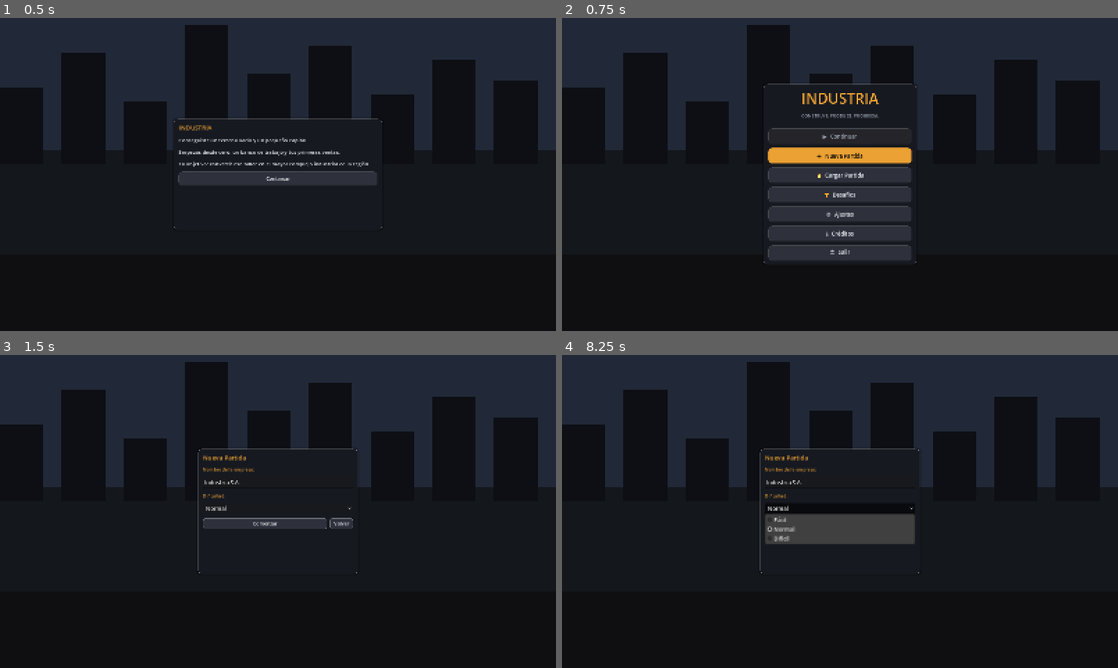
Above: before the commit, frames 1-4 (two rows, left to right).
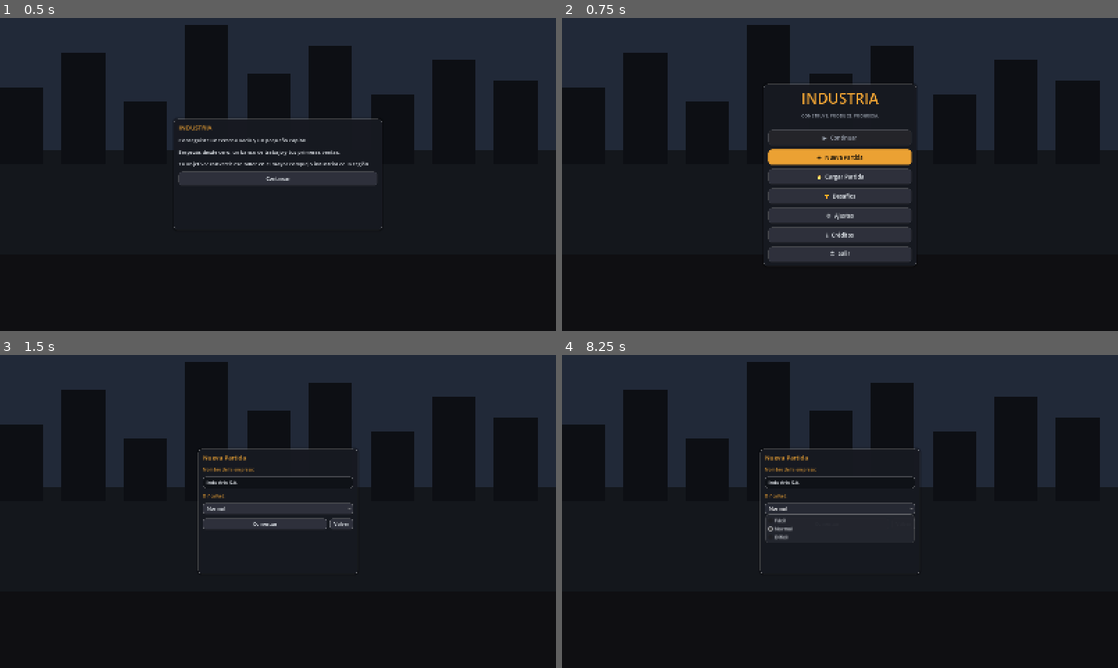
Above: after the commit, the same moments.

Repository: luckyvalentinaguirre-bot/Industria
Game: Godot game, scene res://scenes/menus/main_menu.tscn
The game is run twice, just before and just after one commit, with the same random seed, the same clock (stepped at 60 frames per second) and the same inputs.
Inputs:
- Up to frame 1 (0.5 s): no input
- Up to frame 2 (0.75 s): click "Continuar" at 0.5 s
- Up to frame 3 (1.5 s): click "＋ Nueva Partida" at 1.25 s
- Up to frame 4 (8.25 s): click "Volver" at 2 s; click "📁 Cargar Partida" at 2.75 s; click "Volver" at 3.5 s; click "🏆 Desafíos" at 4.25 s; click "Volver" at 5 s; click "ℹ Créditos" at 5.75 s; click "Volver" at 6.5 s; click "＋ Nueva Partida" at 7.25 s; click "Normal" at 8 s

Frame 1 is identical in both runs. In frame 2, 1.6% of the frame differs, in the area x 36-64%, y 35-80%; in frame 3, 1.3%; in frame 4, 3.6%, in the area x 36-64%, y 38-61%.

Commit message:
Theme global de UI: unifica el estilo de todos los controles
Hasta ahora UITheme sólo estilizaba lo que pasaba por sus fábricas
(paneles/botones/labels). El resto de los controles —barras de progreso,
desplegables (OptionButton) y sus menús, scrollbars, separadores, campos de
texto, checkboxes, tooltips— quedaban con el look gris genérico de Godot,
chocando con la identidad ámbar del juego.

Añade UITheme.build_theme(), un Theme que estiliza todos esos tipos de
control, y lo aplica al root del HUD (UIManager) y al menú principal, para
que la interfaz se vea coherente de punta a punta.

Verificado en headless: importa, ambas escenas cargan sin errores de theme
y el smoke test queda en verde. La mejora estética en sí NO es verificable
sin pantalla; requiere revisión visual en Godot.

Co-Authored-By: Claude Opus 4.8 <noreply@anthropic.com>
Claude-Session: https://claude.ai/code/session_01ETPkQhicRLbwGdXtkPoigV

Diff:
--- a/scripts/ui/main_menu.gd
+++ b/scripts/ui/main_menu.gd
@@ -10,6 +10,7 @@
 
 func _ready() -> void:
 	set_anchors_preset(Control.PRESET_FULL_RECT)
+	theme = UITheme.build_theme()
 	_build_background()
 	_panel_slot = Control.new()
 	_panel_slot.set_anchors_preset(Control.PRESET_FULL_RECT)
--- a/scripts/ui/ui_manager.gd
+++ b/scripts/ui/ui_manager.gd
@@ -62,6 +62,9 @@
 	root = Control.new()
 	root.set_anchors_preset(Control.PRESET_FULL_RECT)
 	root.mouse_filter = Control.MOUSE_FILTER_IGNORE
+	# Theme global: unifica el estilo de TODOS los controles (barras, desplegables,
+	# scrollbars, separadores…), no sólo los de las fábricas de UITheme.
+	root.theme = UITheme.build_theme()
 	layer.add_child(root)
 
 	_build_topbar()
--- a/scripts/ui/ui_theme.gd
+++ b/scripts/ui/ui_theme.gd
@@ -121,3 +121,110 @@
 
 static func hsep() -> HSeparator:
 	return HSeparator.new()
+
+# --- Theme GLOBAL -----------------------------------------------------------
+## Un Theme que estiliza TODOS los controles estándar (no sólo los que pasan por
+## las fábricas de arriba): barras de progreso, desplegables, scrollbars,
+## separadores, checkboxes, campos de texto y sus menús emergentes. Se aplica al
+## root de la UI para que nada quede con el look gris genérico de Godot.
+static func build_theme() -> Theme:
+	var t := Theme.new()
+	t.default_font_size = 14
+
+	# Paneles.
+	t.set_stylebox("panel", "PanelContainer", panel_style(BG))
+	t.set_stylebox("panel", "Panel", panel_style(BG))
+
+	# Botones estándar (los creados sin la fábrica también quedan bien).
+	_theme_button(t, "Button")
+	_theme_button(t, "OptionButton")
+	_theme_button(t, "MenuButton")
+
+	# Menú emergente de los OptionButton / MenuButton.
+	var popbg := _flat(BG_SOFT, 10, BORDER, 1)
+	popbg.content_margin_left = 6; popbg.content_margin_right = 6
+	popbg.content_margin_top = 6; popbg.content_margin_bottom = 6
+	t.set_stylebox("panel", "PopupMenu", popbg)
+	var hov := _flat(Color(0.22, 0.23, 0.28), 6, Color(0, 0, 0, 0), 0)
+	t.set_stylebox("hover", "PopupMenu", hov)
+	t.set_color("font_color", "PopupMenu", TEXT)
+	t.set_color("font_hover_color", "PopupMenu", Color(1, 1, 1))
+	t.set_color("font_accelerator_color", "PopupMenu", MUTED)
+	t.set_constant("v_separation", "PopupMenu", 4)
+
+	# Etiquetas.
+	t.set_color("font_color", "Label", TEXT)
+
+	# Barra de progreso: fondo hundido + relleno ámbar redondeado.
+	var pbbg := _flat(Color(0.06, 0.07, 0.09), 6, BORDER, 1)
+	var pbfill := _flat(ACCENT, 6, Color(0, 0, 0, 0), 0)
+	t.set_stylebox("background", "ProgressBar", pbbg)
+	t.set_stylebox("fill", "ProgressBar", pbfill)
+	t.set_color("font_color", "ProgressBar", TEXT)
+	t.set_font_size("font_size", "ProgressBar", 11)
+
+	# Campo de texto.
+	var le := _flat(Color(0.06, 0.07, 0.09), 7, BORDER, 1)
+	le.content_margin_left = 10; le.content_margin_right = 10
+	le.content_margin_top = 6; le.content_margin_bottom = 6
+	t.set_stylebox("normal", "LineEdit", le)
+	var lef := _flat(Color(0.06, 0.07, 0.09), 7, ACCENT, 1)
+	lef.content_margin_left = 10; lef.content_margin_right = 10
+	lef.content_margin_top = 6; lef.content_margin_bottom = 6
+	t.set_stylebox("focus", "LineEdit", lef)
+	t.set_color("font_color", "LineEdit", TEXT)
+	t.set_color("caret_color", "LineEdit", ACCENT)
+
+	# CheckBox / CheckButton.
+	for ct in ["CheckBox", "CheckButton"]:
+		t.set_color("font_color", ct, TEXT)
+		t.set_color("font_hover_color", ct, Color(1, 1, 1))
+		t.set_color("font_pressed_color", ct, ACCENT)
+
+	# Separadores: una línea fina y sutil (no el gris duro por defecto).
+	var line := StyleBoxLine.new()
+	line.color = Color(1, 1, 1, 0.10)
+	line.thickness = 1
+	t.set_stylebox("separator", "HSeparator", line)
+	t.set_stylebox("separator", "VSeparator", line)
+	t.set_constant("separation", "HSeparator", 8)
+
+	# Scrollbars finas y redondeadas (grabber ámbar al pasar el mouse).
+	for sb in ["VScrollBar", "HScrollBar"]:
+		var track := _flat(Color(0, 0, 0, 0.18), 5, Color(0, 0, 0, 0), 0)
+		var grab := _flat(Color(0.32, 0.33, 0.38), 5, Color(0, 0, 0, 0), 0)
+		var grab_hi := _flat(ACCENT.darkened(0.1), 5, Color(0, 0, 0, 0), 0)
+		t.set_stylebox("scroll", sb, track)
+		t.set_stylebox("grabber", sb, grab)
+		t.set_stylebox("grabber_highlight", sb, grab_hi)
+		t.set_stylebox("grabber_pressed", sb, grab_hi)
+
+	# Tooltips coherentes con el resto.
+	var tip := _flat(Color(0.06, 0.07, 0.09, 0.98), 8, BORDER, 1)
+	tip.content_margin_left = 10; tip.content_margin_right = 10
+	tip.content_margin_top = 6; tip.content_margin_bottom = 6
+	t.set_stylebox("panel", "TooltipPanel", tip)
+	t.set_color("font_color", "TooltipLabel", TEXT)
+
+	return t
+
+static func _theme_button(t: Theme, type: String) -> void:
+	var base := Color(0.18, 0.19, 0.23)
+	t.set_stylebox("normal", type, _btn_box(base, BORDER))
+	t.set_stylebox("hover", type, _btn_box(Color(0.24, 0.25, 0.30), ACCENT))
+	t.set_stylebox("pressed", type, _btn_box(Color(0.15, 0.16, 0.20), BORDER))
+	t.set_stylebox("focus", type, _btn_box(base, BORDER))
+	t.set_stylebox("disabled", type, _btn_box(Color(0.14, 0.14, 0.16), BORDER))
+	t.set_color("font_color", type, TEXT)
+	t.set_color("font_hover_color", type, Color(1, 1, 1))
+	t.set_color("font_pressed_color", type, ACCENT)
+	t.set_color("font_disabled_color", type, MUTED)
+
+static func _flat(bg: Color, radius: int, border_col: Color, border_w: int) -> StyleBoxFlat:
+	var s := StyleBoxFlat.new()
+	s.bg_color = bg
+	s.set_corner_radius_all(radius)
+	if border_w > 0:
+		s.set_border_width_all(border_w)
+		s.border_color = border_col
+	return s
